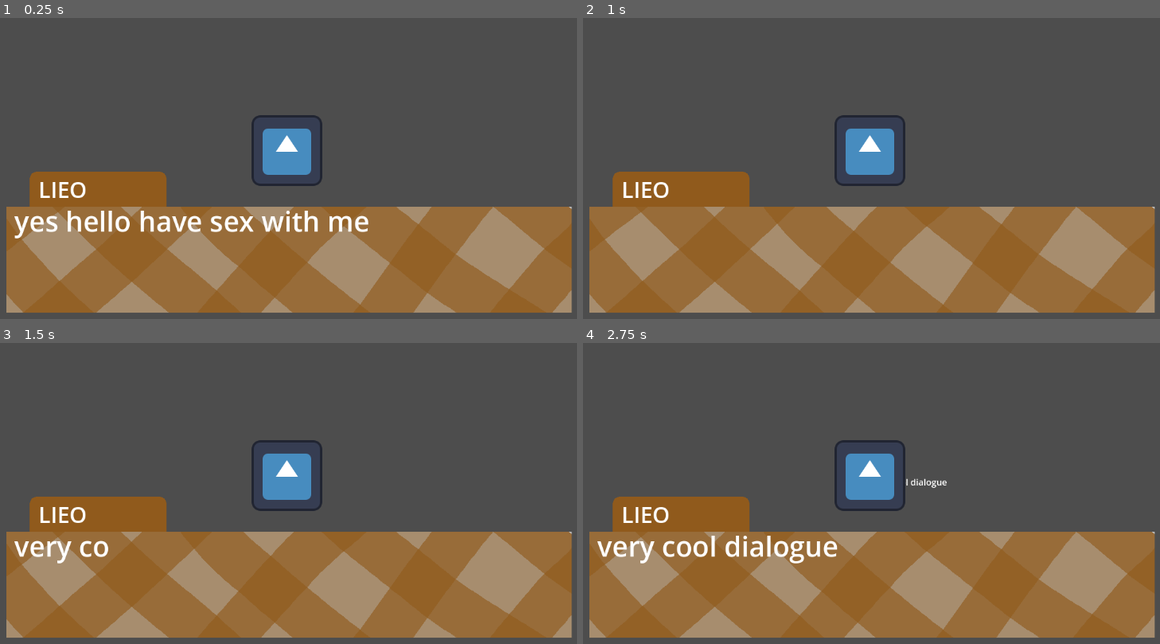
Above: before the commit, frames 1-4 (two rows, left to right).
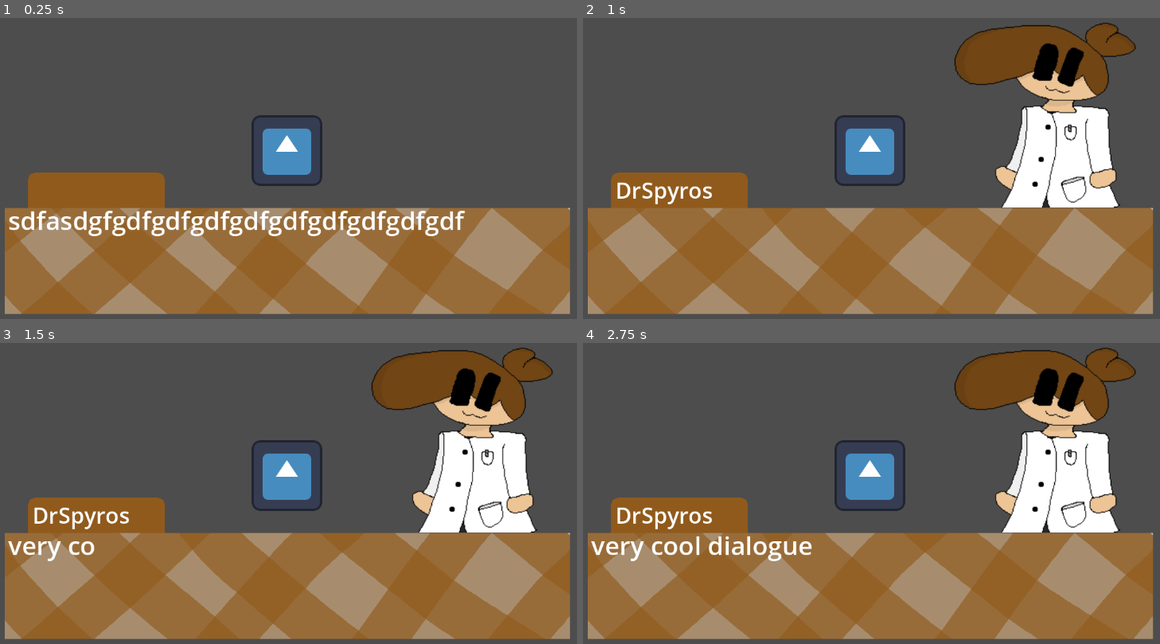
Above: after the commit, the same moments.

Repository: DrSpyros/BreadDatingSimulator
Game: Godot game, scene res://player.tscn
Same seed, same stepped clock (60 frames per second), same inputs: the game is played once before the commit and once after it. The engine's default icon, where the game draws it, is replaced by a stand-in: a white triangle on a blue panel in a dark square.
Inputs:
- Up to frame 1 (0.25 s): no input
- Up to frame 2 (1 s): tap Enter at 0.5 s
- Up to frame 3 (1.5 s): no input
- Up to frame 4 (2.75 s): no input

The runs differ from the first frame. In frame 1, 5.5% of the frame differs, in the area x 0-100%, y 51-99%; in frame 2, 14%; in frame 3, 15%; in frame 4, 16%, in the area x 0-100%, y 1-99%.

Commit message:
Fixed Dialogue stuff
- Fixed Name not showing
- Fixed the thing where when dialogue played there was some random ass text at the midpoint of the scene

Diff:
--- a/Dialogue.tscn
+++ b/Dialogue.tscn
@@ -1,15 +1,19 @@
-[gd_scene load_steps=3 format=3 uid="uid://d4hwsc226hdq8"]
+[gd_scene load_steps=6 format=3 uid="uid://bkl3fhfksgc81"]
 
 [ext_resource type="Script" path="res://Scripts/Game Scripts/Dialogue.gd" id="1_fnd5i"]
 [ext_resource type="Texture2D" uid="uid://dotgry8kyqlpc" path="res://Images/DialogueBox.png" id="2_h2tyv"]
+[ext_resource type="Script" path="res://Scripts/Game Scripts/SetDialogueTexture.gd" id="3_cagfo"]
+[ext_resource type="Script" path="res://Scripts/Game Scripts/SetDialogueName.gd" id="3_i0key"]
+[ext_resource type="Script" path="res://Scripts/Game Scripts/SetDialogueText.gd" id="3_jry25"]
 
-[node name="Dialogue" type="Control"]
-layout_mode = 3
+[node name="Dialogue" type="ColorRect"]
 anchors_preset = 15
 anchor_right = 1.0
 anchor_bottom = 1.0
 grow_horizontal = 2
 grow_vertical = 2
+color = Color(0, 0, 0, 0.0470588)
+script = ExtResource("1_fnd5i")
 
 [node name="Dialoguebox" type="Sprite2D" parent="."]
 position = Vector2(582, 465)
@@ -17,13 +21,14 @@
 
 [node name="DialogueBox" type="Label" parent="."]
 layout_mode = 0
-offset_left = 84.0
-offset_top = 392.0
-offset_right = 1085.0
-offset_bottom = 584.0
-theme_override_font_sizes/font_size = 50
-text = "yes hello have sex with me"
-script = ExtResource("1_fnd5i")
+offset_left = 76.0
+offset_top = 391.0
+offset_right = 1091.0
+offset_bottom = 604.0
+theme_override_font_sizes/font_size = 46
+text = "sdfasdgfgdfgdfgdfgdfgdfgdfgdfgdfgdf"
+autowrap_mode = 3
+script = ExtResource("3_jry25")
 
 [node name="DialogueName" type="Label" parent="DialogueBox"]
 layout_mode = 0
@@ -32,6 +37,14 @@
 offset_right = 270.0
 offset_bottom = 6.0
 theme_override_font_sizes/font_size = 40
-text = "Lieo"
 vertical_alignment = 1
-uppercase = true
+script = ExtResource("3_i0key")
+
+[node name="Sprite2D" type="Sprite2D" parent="DialogueBox"]
+position = Vector2(809, -183)
+scale = Vector2(1.568, 1.5)
+script = ExtResource("3_cagfo")
+
+[connection signal="SetName" from="." to="DialogueBox/DialogueName" method="_on_dialogue_set_name"]
+[connection signal="SetText" from="." to="DialogueBox" method="_on_dialogue_set_text"]
+[connection signal="SetTexture" from="." to="DialogueBox/Sprite2D" method="_on_dialogue_set_texture"]
--- a/Scripts/Game Scripts/Dialogue.gd
+++ b/Scripts/Game Scripts/Dialogue.gd
@@ -1,21 +1,20 @@
-extends Label
+extends ColorRect
 
-@onready var TextBox = self
-@onready var NameBox = $DialogueName
-@onready var SpriteBox = $Sprite2D
+signal SetText(DialogueText)
 signal SetTexture(CharTexture)
+signal SetName(CharName)
 
 func _ready():
 	await get_tree().create_timer(1).timeout
 	SendDialogue("very cool dialogue", "DrSpyros", "Neutral")
 
 func SendDialogue(DialogueText, Name, State):
-	NameBox = Name
 	var CharTexture = "res://Images/CharacterSprites/" + str(Name) + "/" + str(State) + ".png"
 	emit_signal("SetTexture", CharTexture)
+	emit_signal("SetName", Name)
 	for Index in DialogueText.length():
 		var CutText = DialogueText.erase(Index, DialogueText.length())
-		self.text = CutText
+		emit_signal("SetText", CutText)
 		await get_tree().create_timer(0.05).timeout
 
-	self.text = DialogueText
+	emit_signal("SetText", DialogueText)
--- /dev/null
+++ b/Scripts/Game Scripts/SetDialogueName.gd
@@ -0,0 +1,4 @@
+extends Label
+
+func _on_dialogue_set_name(CharName):
+	text = CharName
--- /dev/null
+++ b/Scripts/Game Scripts/SetDialogueText.gd
@@ -0,0 +1,4 @@
+extends Label
+
+func _on_dialogue_set_text(DialogueText):
+	text = DialogueText
--- a/Scripts/Game Scripts/SetDialogueTexture.gd
+++ b/Scripts/Game Scripts/SetDialogueTexture.gd
@@ -1,6 +1,6 @@
 extends Sprite2D
 
-func _on_dialogue_box_set_texture(CharTexture):
+func _on_dialogue_set_texture(CharTexture):
 	var LoadedCharTexture = load(CharTexture)
 	print(CharTexture)
 	texture = LoadedCharTexture
--- a/player.tscn
+++ b/player.tscn
@@ -10,17 +10,16 @@
 [node name="Player" type="CharacterBody2D"]
 script = ExtResource("1_bxfs1")
 
+[node name="Dialogue" parent="." instance=ExtResource("3_0esk3")]
+offset_left = -581.0
+offset_top = -297.0
+offset_right = -581.0
+offset_bottom = -297.0
+
 [node name="Sprite2D" type="Sprite2D" parent="."]
 texture = ExtResource("2_2d7x5")
 
 [node name="Camera2D" type="Camera2D" parent="."]
 
 [node name="CollisionShape2D" type="CollisionShape2D" parent="."]
-position = Vector2(0.5, 0.5)
 shape = SubResource("RectangleShape2D_s8hce")
-
-[node name="Dialogue" parent="." instance=ExtResource("3_0esk3")]
-offset_left = -578.0
-offset_top = -299.0
-offset_right = -578.0
-offset_bottom = -299.0
--- a/project.godot
+++ b/project.godot
@@ -20,6 +20,13 @@
 AL="*res://Scripts/Game Scripts/Autoload.gd"
 Dialogue="*res://Scripts/Game Scripts/Dialogue.gd"
 
+[input]
+
+Up={
+"deadzone": 0.5,
+"events": []
+}
+
 [rendering]
 
 renderer/rendering_method="mobile"
Binary file added: Images/CharacterSprites/DrSpyros/Angry.png
Not shown, added: Images/CharacterSprites/DrSpyros/Angry.png.import
Binary file changed: Images/CharacterSprites/DrSpyros/Neutral.png
Binary file added: Images/CharacterSprites/DrSpyros/Talking.png
Not shown, added: Images/CharacterSprites/DrSpyros/Talking.png.import
Not shown: 1 places in player.tscn that only renumber resources
Not shown, added: Images/CharacterSprites/DrSpyros/Neutral.png~
Not shown, added: Images/CharacterSprites/DrSpyros/Talking.png~
